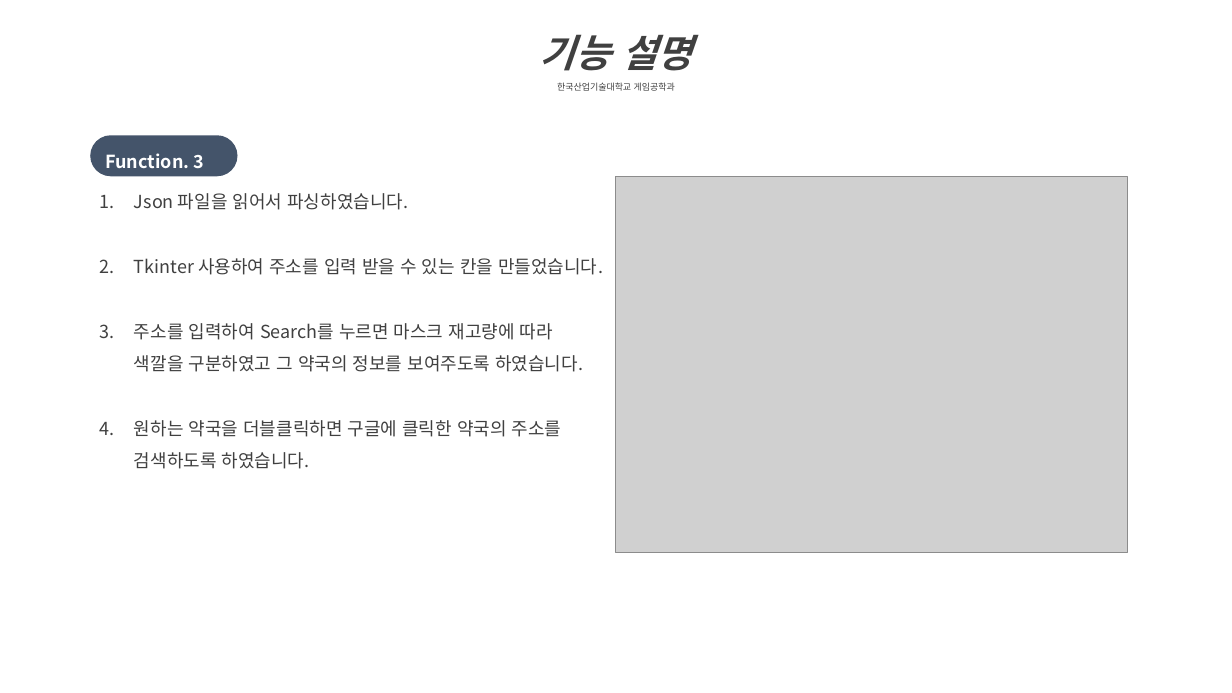
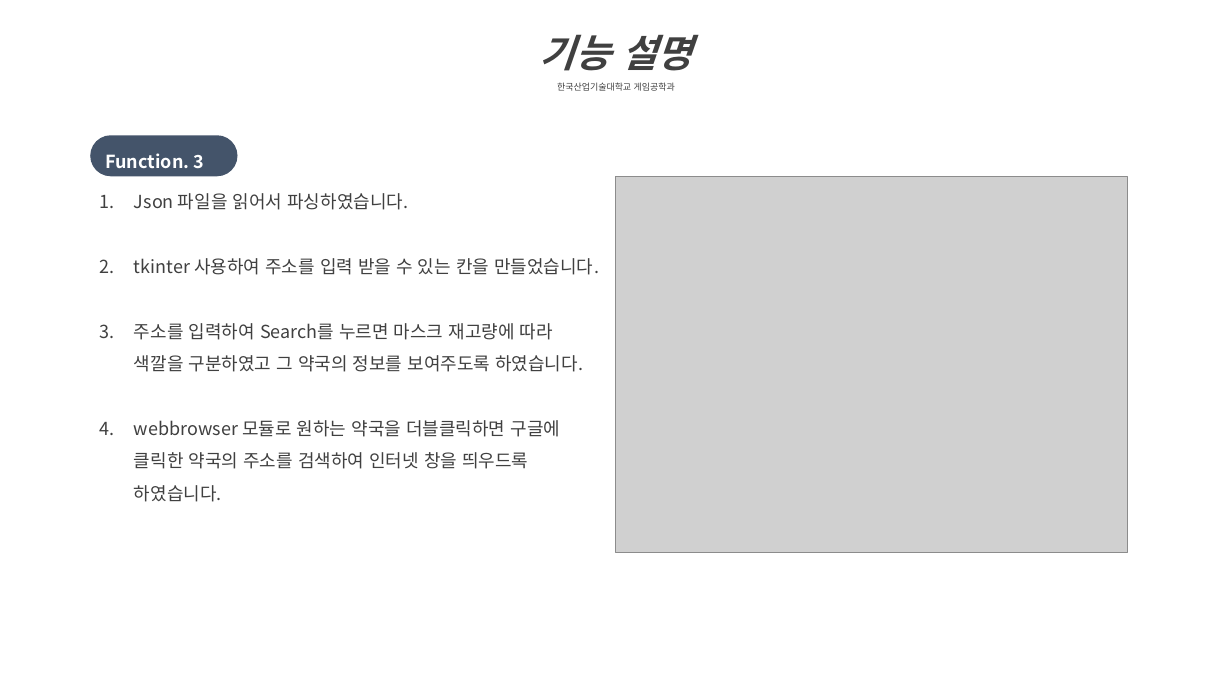
Before and after one commit to LEEMIREUK/ScriptLanguage, a slide deck: slide 8 of 스크립트언어 텀프로젝트 최종 보고서_2016182027.pptx. Drawn at 1232x693 pixels with LibreOffice and Linux fonts; fonts in the diff are those of the drawing; grey boxes stand for pictures. Boxes give left, top, right and bottom in pixels: in the first picture for what was removed or moved away, otherwise in the second. Text is boxed around its words. In the diff, an @@ line names an element or a change of style, - is before the commit and + after.

```diff
--- a/스크립트언어 텀프로젝트 최종 보고서_2016182027.pptx
+++ b/스크립트언어 텀프로젝트 최종 보고서_2016182027.pptx
@@ text at [134,258,599,275]: text changed @@
-2. Tkinter 사용하여 주소를 입력 받을 수 있는 칸을 만들었습니다.
+2. tkinter 사용하여 주소를 입력 받을 수 있는 칸을 만들었습니다.
@@ text at [134,420,561,502]: text changed @@
-4. 원하는 약국을 더블클릭하면 구글에 클릭한 약국의 주소를 검색하도록 하였습니다.
+4. webbrowser 모듈로 원하는 약국을 더블클릭하면 구글에 클릭한 약국의 주소를 검색하여 인터넷 창을 띄우드록 하였습니다.
```
Also in this commit, not shown: 7 other slides changed.
